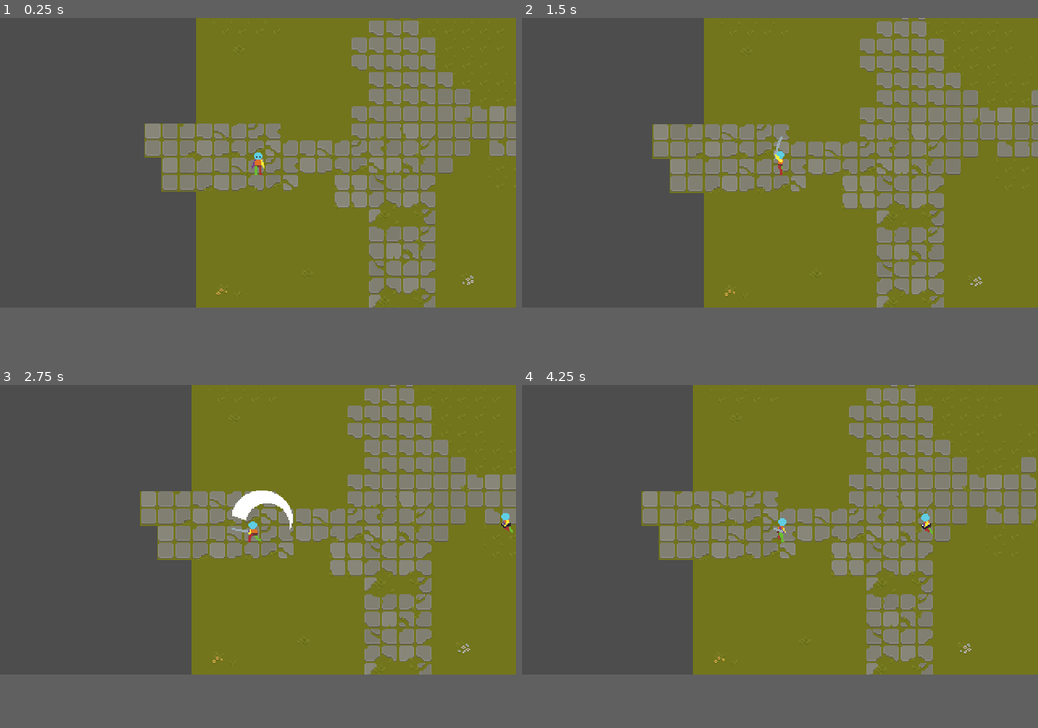
Above: before the commit, frames 1-4 (two rows, left to right).
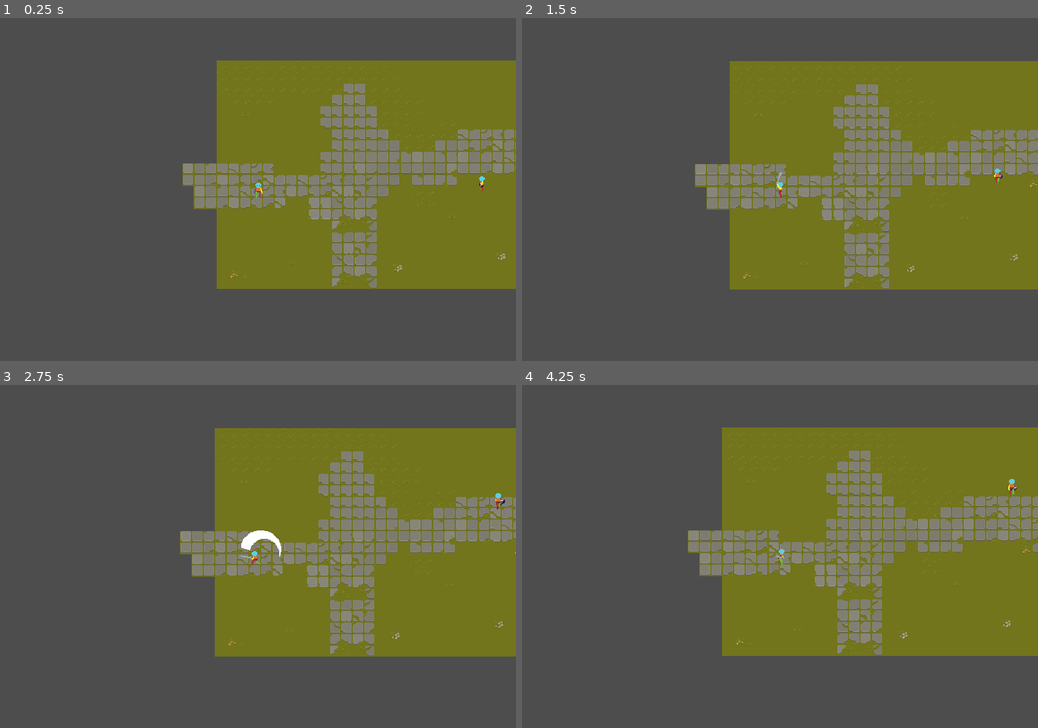
Above: after the commit, the same moments.

Repository: DmNiv/Tekoha
Game: Godot game, scene res://levels/teste.tscn
Two runs of this game, one before a commit and one after it. Both use one fixed random seed, a clock stepped at 60 frames per second and the inputs below.
Inputs (mouse positions are in pixels of both pictures, inside the frame that each line leads up to):
- Up to frame 1 (0.25 s): no input
- Up to frame 2 (1.5 s): move the mouse to (893, 148) at 0.52 s; hold D (move_right) 0.53-1.28 s; click (893, 148) at 0.6 s; move the mouse to (676, 175) at 1.27 s; hold S (move_down) from 1.28 s (still down); click (676, 175) at 1.35 s
- Up to frame 3 (2.75 s): move the mouse to (309, 467) at 2.02 s; release S (move_down) at 2.03 s; hold D (move_right) from 2.03 s (still down); right-click (309, 467) at 2.1 s; click (309, 467) at 2.3 s
- Up to frame 4 (4.25 s): move the mouse to (754, 587) at 2.77 s; release D (move_right) at 2.78 s; hold W (move_up) 2.78-3.53 s; click (754, 587) at 2.85 s; move the mouse to (934, 573) at 3.52 s; hold A (move_left) from 3.53 s (still down); click (934, 573) at 3.6 s
In our replay, the window is 800x450 before the commit and 800x533 after it. These sizes can differ from the game's own. Grey fills any space a smaller window leaves; there, only what the larger window draws over its background counts as a difference.

The runs differ from the first frame. In frame 1, 29% of the frame differs, in the area x 28-100%, y 0-85%; in frame 2, 30%; in frame 3, 29%; in frame 4, 31%, in the area x 23-100%, y 0-85%.

Commit message:
inimigo finalizado sem colisão

Diff:
--- a/tekoha/enemies/enemy_ranged/animation_tree.gd
+++ b/tekoha/enemies/enemy_ranged/animation_tree.gd
@@ -5,4 +5,5 @@
 func _process(delta: float) -> void:
 	set("parameters/Idle/blend_position", enemy_ranged.last_facing_direction)
 	set("parameters/Walk/blend_position", enemy_ranged.move_direction)
-	set("parameters/RangeAttack01/blend_position", enemy_ranged.move_direction)
+	set("parameters/RangeAttack01/blend_position", enemy_ranged.last_facing_direction)
+	set("parameters/AttackEnd/blend_position", enemy_ranged.last_facing_direction)
--- a/tekoha/enemies/enemy_ranged/enemy_ranged.gd
+++ b/tekoha/enemies/enemy_ranged/enemy_ranged.gd
@@ -11,8 +11,5 @@
 	animation_tree.active = true
 
 func _physics_process(_delta: float) -> void:
-	idle = !velocity
-	if !idle:
-		last_facing_direction = move_direction
-
+	last_facing_direction = move_direction
 	move_and_slide()
--- a/tekoha/enemies/enemy_ranged/enemy_ranged.tscn
+++ b/tekoha/enemies/enemy_ranged/enemy_ranged.tscn
@@ -25,6 +25,7 @@
 [ext_resource type="Script" uid="uid://cfubexlbd4n5m" path="res://enemies/generic_states/state_wander.gd" id="23_w125s"]
 [ext_resource type="Script" uid="uid://b7espd32b6hea" path="res://enemies/generic_states/state_follow.gd" id="24_s6lfo"]
 [ext_resource type="Script" uid="uid://b7d7vvi5jepmg" path="res://enemies/enemy_ranged/state_range_attack01.gd" id="25_tm8bu"]
+[ext_resource type="Script" uid="uid://dj1dmecdpxa1m" path="res://enemies/enemy_ranged/state_aim.gd" id="25_unkp8"]
 [ext_resource type="PackedScene" uid="uid://bf5wdv2nlkiof" path="res://enemies/arrow.tscn" id="26_4833x"]
 
 [sub_resource type="CapsuleShape2D" id="CapsuleShape2D_u3p5n"]
@@ -708,7 +709,6 @@
 [sub_resource type="Animation" id="Animation_ylh84"]
 resource_name = "attack_end_down"
 length = 0.333338
-loop_mode = 1
 step = 0.0416667
 tracks/0/type = "value"
 tracks/0/imported = false
@@ -738,7 +738,6 @@
 [sub_resource type="Animation" id="Animation_b26mc"]
 resource_name = "attack_end_left"
 length = 0.333338
-loop_mode = 1
 step = 0.0416667
 tracks/0/type = "value"
 tracks/0/imported = false
@@ -768,7 +767,6 @@
 [sub_resource type="Animation" id="Animation_jvg8h"]
 resource_name = "attack_end_right"
 length = 0.333338
-loop_mode = 1
 step = 0.0416667
 tracks/0/type = "value"
 tracks/0/imported = false
@@ -798,7 +796,6 @@
 [sub_resource type="Animation" id="Animation_exuoc"]
 resource_name = "attack_end_up"
 length = 0.333338
-loop_mode = 1
 step = 0.0416667
 tracks/0/type = "value"
 tracks/0/imported = false
@@ -945,6 +942,178 @@
 "values": [0, 1, 2, 3, 4, 5]
 }
 
+[sub_resource type="Animation" id="Animation_tm8bu"]
+resource_name = "attack01_down"
+length = 0.500004
+step = 0.0416667
+tracks/0/type = "value"
+tracks/0/imported = false
+tracks/0/enabled = true
+tracks/0/path = NodePath("Sprite:animation")
+tracks/0/interp = 1
+tracks/0/loop_wrap = true
+tracks/0/keys = {
+"times": PackedFloat32Array(0),
+"transitions": PackedFloat32Array(1),
+"update": 1,
+"values": [&"attack01_down"]
+}
+tracks/1/type = "value"
+tracks/1/imported = false
+tracks/1/enabled = true
+tracks/1/path = NodePath("Sprite:frame")
+tracks/1/interp = 1
+tracks/1/loop_wrap = true
+tracks/1/keys = {
+"times": PackedFloat32Array(0, 0.0833333, 0.166667, 0.25, 0.333333, 0.416667),
+"transitions": PackedFloat32Array(1, 1, 1, 1, 1, 1),
+"update": 1,
+"values": [0, 1, 2, 3, 4, 5]
+}
+tracks/2/type = "method"
+tracks/2/imported = false
+tracks/2/enabled = true
+tracks/2/path = NodePath("StateMachine/RangeAttack01")
+tracks/2/interp = 1
+tracks/2/loop_wrap = true
+tracks/2/keys = {
+"times": PackedFloat32Array(0.291667),
+"transitions": PackedFloat32Array(1),
+"values": [{
+"args": [],
+"method": &"shoot"
+}]
+}
+
+[sub_resource type="Animation" id="Animation_4833x"]
+resource_name = "attack01_left"
+length = 0.500004
+step = 0.0416667
+tracks/0/type = "value"
+tracks/0/imported = false
+tracks/0/enabled = true
+tracks/0/path = NodePath("Sprite:animation")
+tracks/0/interp = 1
+tracks/0/loop_wrap = true
+tracks/0/keys = {
+"times": PackedFloat32Array(0),
+"transitions": PackedFloat32Array(1),
+"update": 1,
+"values": [&"attack01_left"]
+}
+tracks/1/type = "value"
+tracks/1/imported = false
+tracks/1/enabled = true
+tracks/1/path = NodePath("Sprite:frame")
+tracks/1/interp = 1
+tracks/1/loop_wrap = true
+tracks/1/keys = {
+"times": PackedFloat32Array(0, 0.0833333, 0.166667, 0.25, 0.333333, 0.416667),
+"transitions": PackedFloat32Array(1, 1, 1, 1, 1, 1),
+"update": 1,
+"values": [0, 1, 2, 3, 4, 5]
+}
+tracks/2/type = "method"
+tracks/2/imported = false
+tracks/2/enabled = true
+tracks/2/path = NodePath("StateMachine/RangeAttack01")
+tracks/2/interp = 1
+tracks/2/loop_wrap = true
+tracks/2/keys = {
+"times": PackedFloat32Array(0.291667),
+"transitions": PackedFloat32Array(1),
+"values": [{
+"args": [],
+"method": &"shoot"
+}]
+}
+
+[sub_resource type="Animation" id="Animation_unkp8"]
+resource_name = "attack01_right"
+length = 0.500004
+step = 0.0416667
+tracks/0/type = "value"
+tracks/0/imported = false
+tracks/0/enabled = true
+tracks/0/path = NodePath("Sprite:animation")
+tracks/0/interp = 1
+tracks/0/loop_wrap = true
+tracks/0/keys = {
+"times": PackedFloat32Array(0),
+"transitions": PackedFloat32Array(1),
+"update": 1,
+"values": [&"attack01_right"]
+}
+tracks/1/type = "value"
+tracks/1/imported = false
+tracks/1/enabled = true
+tracks/1/path = NodePath("Sprite:frame")
+tracks/1/interp = 1
+tracks/1/loop_wrap = true
+tracks/1/keys = {
+"times": PackedFloat32Array(0, 0.0833333, 0.166667, 0.25, 0.333333, 0.416667),
+"transitions": PackedFloat32Array(1, 1, 1, 1, 1, 1),
+"update": 1,
+"values": [0, 1, 2, 3, 4, 5]
+}
+tracks/2/type = "method"
+tracks/2/imported = false
+tracks/2/enabled = true
+tracks/2/path = NodePath("StateMachine/RangeAttack01")
+tracks/2/interp = 1
+tracks/2/loop_wrap = true
+tracks/2/keys = {
+"times": PackedFloat32Array(0.291667),
+"transitions": PackedFloat32Array(1),
+"values": [{
+"args": [],
+"method": &"shoot"
+}]
+}
+
+[sub_resource type="Animation" id="Animation_1ijdr"]
+resource_name = "attack01_up"
+length = 0.500004
+step = 0.0416667
+tracks/0/type = "value"
+tracks/0/imported = false
+tracks/0/enabled = true
+tracks/0/path = NodePath("Sprite:animation")
+tracks/0/interp = 1
+tracks/0/loop_wrap = true
+tracks/0/keys = {
+"times": PackedFloat32Array(0),
+"transitions": PackedFloat32Array(1),
+"update": 1,
+"values": [&"attack01_up"]
+}
+tracks/1/type = "value"
+tracks/1/imported = false
+tracks/1/enabled = true
+tracks/1/path = NodePath("Sprite:frame")
+tracks/1/interp = 1
+tracks/1/loop_wrap = true
+tracks/1/keys = {
+"times": PackedFloat32Array(0, 0.0833333, 0.166667, 0.25, 0.333333, 0.416667),
+"transitions": PackedFloat32Array(1, 1, 1, 1, 1, 1),
+"update": 1,
+"values": [0, 1, 2, 3, 4, 5]
+}
+tracks/2/type = "method"
+tracks/2/imported = false
+tracks/2/enabled = true
+tracks/2/path = NodePath("StateMachine/RangeAttack01")
+tracks/2/interp = 1
+tracks/2/loop_wrap = true
+tracks/2/keys = {
+"times": PackedFloat32Array(0.291667),
+"transitions": PackedFloat32Array(1),
+"values": [{
+"args": [],
+"method": &"shoot"
+}]
+}
+
 [sub_resource type="Animation" id="Animation_e8yjm"]
 resource_name = "walk_down"
 length = 0.500004
@@ -1051,126 +1220,6 @@
 "transitions": PackedFloat32Array(1),
 "update": 1,
 "values": [&"walk_up"]
-}
-tracks/1/type = "value"
-tracks/1/imported = false
-tracks/1/enabled = true
-tracks/1/path = NodePath("Sprite:frame")
-tracks/1/interp = 1
-tracks/1/loop_wrap = true
-tracks/1/keys = {
-"times": PackedFloat32Array(0, 0.0833333, 0.166667, 0.25, 0.333333, 0.416667),
-"transitions": PackedFloat32Array(1, 1, 1, 1, 1, 1),
-"update": 1,
-"values": [0, 1, 2, 3, 4, 5]
-}
-
-[sub_resource type="Animation" id="Animation_tm8bu"]
-resource_name = "attack01_down"
-length = 0.500004
-loop_mode = 1
-step = 0.0416667
-tracks/0/type = "value"
-tracks/0/imported = false
-tracks/0/enabled = true
-tracks/0/path = NodePath("Sprite:animation")
-tracks/0/interp = 1
-tracks/0/loop_wrap = true
-tracks/0/keys = {
-"times": PackedFloat32Array(0),
-"transitions": PackedFloat32Array(1),
-"update": 1,
-"values": [&"attack01_down"]
-}
-tracks/1/type = "value"
-tracks/1/imported = false
-tracks/1/enabled = true
-tracks/1/path = NodePath("Sprite:frame")
-tracks/1/interp = 1
-tracks/1/loop_wrap = true
-tracks/1/keys = {
-"times": PackedFloat32Array(0, 0.0833333, 0.166667, 0.25, 0.333333, 0.416667),
-"transitions": PackedFloat32Array(1, 1, 1, 1, 1, 1),
-"update": 1,
-"values": [0, 1, 2, 3, 4, 5]
-}
-
-[sub_resource type="Animation" id="Animation_4833x"]
-resource_name = "attack01_left"
-length = 0.500004
-loop_mode = 1
-step = 0.0416667
-tracks/0/type = "value"
-tracks/0/imported = false
-tracks/0/enabled = true
-tracks/0/path = NodePath("Sprite:animation")
-tracks/0/interp = 1
-tracks/0/loop_wrap = true
-tracks/0/keys = {
-"times": PackedFloat32Array(0),
-"transitions": PackedFloat32Array(1),
-"update": 1,
-"values": [&"attack01_left"]
-}
-tracks/1/type = "value"
-tracks/1/imported = false
-tracks/1/enabled = true
-tracks/1/path = NodePath("Sprite:frame")
-tracks/1/interp = 1
-tracks/1/loop_wrap = true
-tracks/1/keys = {
-"times": PackedFloat32Array(0, 0.0833333, 0.166667, 0.25, 0.333333, 0.416667),
-"transitions": PackedFloat32Array(1, 1, 1, 1, 1, 1),
-"update": 1,
-"values": [0, 1, 2, 3, 4, 5]
-}
-
-[sub_resource type="Animation" id="Animation_unkp8"]
-resource_name = "attack01_right"
-length = 0.500004
-loop_mode = 1
-step = 0.0416667
-tracks/0/type = "value"
-tracks/0/imported = false
-tracks/0/enabled = true
-tracks/0/path = NodePath("Sprite:animation")
-tracks/0/interp = 1
-tracks/0/loop_wrap = true
-tracks/0/keys = {
-"times": PackedFloat32Array(0),
-"transitions": PackedFloat32Array(1),
-"update": 1,
-"values": [&"attack01_right"]
-}
-tracks/1/type = "value"
-tracks/1/imported = false
-tracks/1/enabled = true
-tracks/1/path = NodePath("Sprite:frame")
-tracks/1/interp = 1
-tracks/1/loop_wrap = true
-tracks/1/keys = {
-"times": PackedFloat32Array(0, 0.0833333, 0.166667, 0.25, 0.333333, 0.416667),
-"transitions": PackedFloat32Array(1, 1, 1, 1, 1, 1),
-"update": 1,
-"values": [0, 1, 2, 3, 4, 5]
-}
-
-[sub_resource type="Animation" id="Animation_1ijdr"]
-resource_name = "attack01_up"
-length = 0.500004
-loop_mode = 1
-step = 0.0416667
-tracks/0/type = "value"
-tracks/0/imported = false
-tracks/0/enabled = true
-tracks/0/path = NodePath("Sprite:animation")
-tracks/0/interp = 1
-tracks/0/loop_wrap = true
-tracks/0/keys = {
-"times": PackedFloat32Array(0),
-"transitions": PackedFloat32Array(1),
-"update": 1,
-"values": [&"attack01_up"]
 }
 tracks/1/type = "value"
 tracks/1/imported = false
@@ -1333,7 +1382,7 @@
 states/Walk/node = SubResource("AnimationNodeBlendSpace2D_mxmuc")
 states/Walk/position = Vector2(358, 217)
 transitions = ["Start", "Idle", SubResource("AnimationNodeStateMachineTransition_u3p5n"), "Idle", "Walk", SubResource(" …(451 unchanged characters)…
-graph_offset = Vector2(31, -3)
+graph_offset = Vector2(0, 13)
 
 [node name="EnemyRanged" type="CharacterBody2D"]
 collision_layer = 4
@@ -1375,7 +1424,7 @@
 anim_player = NodePath("../AnimationPlayer")
 parameters/AttackEnd/blend_position = Vector2(0, 0)
 parameters/Idle/blend_position = Vector2(-0.000813663, 0.00432897)
-parameters/RangeAttack01/blend_position = Vector2(-0.000812352, 0)
+parameters/RangeAttack01/blend_position = Vector2(-0.99681, 0)
 parameters/Walk/blend_position = Vector2(0, 0)
 script = ExtResource("20_mapt7")
 
@@ -1387,19 +1436,25 @@
 [node name="Idle" type="Node" parent="StateMachine" node_paths=PackedStringArray("enemy")]
 script = ExtResource("20_u3p5n")
 enemy = NodePath("../..")
-range = 300
+range_to_follow = 250
 
 [node name="Wander" type="Node" parent="StateMachine" node_paths=PackedStringArray("enemy")]
 script = ExtResource("23_w125s")
 enemy = NodePath("../..")
-range = 300
+range_to_follow = 250
 
 [node name="Follow" type="Node" parent="StateMachine" node_paths=PackedStringArray("enemy")]
 script = ExtResource("24_s6lfo")
 enemy = NodePath("../..")
-range = 500
-range_to_attack = 100
+range_to_aim = 100
+
+[node name="Aim" type="Node" parent="StateMachine"]
+script = ExtResource("25_unkp8")
+range_to_attack = 50
+range_to_exit = 125
 
 [node name="RangeAttack01" type="Node" parent="StateMachine"]
 script = ExtResource("25_tm8bu")
 projectile = ExtResource("26_4833x")
+
+[connection signal="animation_finished" from="AnimationTree" to="StateMachine/RangeAttack01" method="_on_animation_tree_animation_finished"]
--- /dev/null
+++ b/tekoha/enemies/enemy_ranged/state_aim.gd
@@ -0,0 +1,41 @@
+class_name StateAimEnemy extends State
+
+@onready var enemy: Enemy = $"../.."
+@onready var player: Player = get_tree().get_first_node_in_group("Player")
+@onready var animation_tree: AnimationTree = $"../../AnimationTree"
+@onready var animation_root_node = animation_tree["parameters/playback"]
+
+var distance_to_player: Vector2
+
+@export var range_to_attack: int
+@export var range_to_exit: int
+
+
+const PROJECTILE_COOLDOWN: float = 2.0
+var projectile_timer: float = 0.0
+
+func Enter():
+	if enemy:
+		projectile_timer = PROJECTILE_COOLDOWN
+		enemy.velocity = Vector2.ZERO
+
+func Exit():
+	pass
+
+func Update(delta: float):
+	pass
+
+func Physics_Update(delta: float):
+	if player and enemy:
+		distance_to_player = player.global_position - enemy.global_position
+		enemy.move_direction = distance_to_player
+
+		if distance_to_player.length() > range_to_exit:
+			Transitioned.emit(self, "Follow")
+		elif distance_to_player.length() < range_to_attack:
+			enemy.velocity = -enemy.move_direction.normalized() * (enemy.SPEED*0.8)
+
+	if projectile_timer > 0:
+		projectile_timer -= delta
+	else:
+		Transitioned.emit(self, "RangeAttack01")
--- a/tekoha/enemies/enemy_ranged/state_range_attack01.gd
+++ b/tekoha/enemies/enemy_ranged/state_range_attack01.gd
@@ -10,11 +10,7 @@
 
 var distance_to_player: Vector2
 
-const PROJECTILE_COOLDOWN: float = 4.0
-var projectile_timer: float = 0.0
-
 func Enter():
-	print("RangeAttack")
 	if enemy:
 		animation_root_node.travel("RangeAttack01")
 		enemy.velocity = Vector2.ZERO
@@ -26,17 +22,16 @@
 	pass
 
 func Physics_Update(delta: float):
-	distance_to_player = player.global_position - enemy.global_position
-	enemy.move_direction = distance_to_player
+	pass
 
-	if projectile_timer > 0:
-		projectile_timer -= delta
-	else:
-		shoot()
 
 func shoot():
 	var projectile_instance: Area2D = projectile.instantiate()
 	get_tree().current_scene.add_child(projectile_instance)
 	projectile_instance.global_position = enemy.global_position
 	projectile_instance.direction = (player.global_position - enemy.global_position).normalized()
-	projectile_timer = PROJECTILE_COOLDOWN
+
+func _on_animation_tree_animation_finished(anim_name: StringName) -> void:
+	if anim_name in ["range_attack01_down", "range_attack01_up", "range_attack01_left", "range_attack01_right"]:
+		enemy.last_facing_direction = player.global_position
+		Transitioned.emit(self, "Aim")
--- a/tekoha/enemies/generic_states/state_follow.gd
+++ b/tekoha/enemies/generic_states/state_follow.gd
@@ -1,14 +1,12 @@
 class_name StateFollowEnemy extends State
 
 @export var enemy: Enemy
-@export var range: int
-@export var range_to_attack: int
+@export var range_to_aim: int
 @onready var player: Player = get_tree().get_first_node_in_group("Player")
 
 var distance_to_player: Vector2
 
 func Enter():
-	print("follow")
 	pass
 
 func Exit():
@@ -18,11 +16,9 @@
 	pass
 
 func Physics_Update(_delta: float):
-	if player:
+	if player and enemy:
 		distance_to_player = player.global_position - enemy.global_position
 		enemy.move_direction = distance_to_player
 		enemy.velocity = enemy.move_direction.normalized() * enemy.SPEED
-		if distance_to_player.length() > range:
-			Transitioned.emit(self, "Wander")
-		if distance_to_player.length() < range_to_attack:
-			Transitioned.emit(self, "RangeAttack01")
+		if distance_to_player.length() < range_to_aim:
+			Transitioned.emit(self, "Aim")
--- a/tekoha/enemies/generic_states/state_idle.gd
+++ b/tekoha/enemies/generic_states/state_idle.gd
@@ -1,7 +1,7 @@
 class_name StateIdleEnemy extends State
 
 @export var enemy: Enemy
-@export var range: int
+@export var range_to_follow: int
 @onready var player: Player = get_tree().get_first_node_in_group("Player")
 
 var idle_time: float
@@ -11,7 +11,6 @@
 	idle_time = randf_range(1, 2)
 
 func Enter():
-	print("idle")
 	if enemy:
 		enemy.velocity = Vector2.ZERO
 		randomize_time()
@@ -26,7 +25,7 @@
 		Transitioned.emit(self, "Wander")
 
 func Physics_Update(_delta: float):
-	if player:
+	if player and enemy:
 		distance_to_player = player.global_position - enemy.global_position
-		if distance_to_player.length() < range:
+		if distance_to_player.length() < range_to_follow:
 			Transitioned.emit(self, "Follow")
--- a/tekoha/enemies/generic_states/state_wander.gd
+++ b/tekoha/enemies/generic_states/state_wander.gd
@@ -1,7 +1,7 @@
 class_name StateWanderEnemy extends State
 
 @export var enemy: Enemy
-@export var range: int
+@export var range_to_follow: int
 @onready var player: Player = get_tree().get_first_node_in_group("Player")
 
 var wander_time: float
@@ -12,7 +12,6 @@
 	wander_time = randf_range(1, 2)
 
 func Enter():
-	print("wander")
 	if enemy:
 		randomize_wander()
 
@@ -28,7 +27,7 @@
 func Physics_Update(_delta: float):
 	if enemy:
 		enemy.velocity = enemy.move_direction * enemy.SPEED
-	if player:
+	if player and enemy:
 		distance_to_player = player.global_position - enemy.global_position
-		if distance_to_player.length() < range:
+		if distance_to_player.length() < range_to_follow:
 			Transitioned.emit(self, "Follow")
--- a/tekoha/project.godot
+++ b/tekoha/project.godot
@@ -17,8 +17,8 @@
 
 [display]
 
-window/size/viewport_width=480
-window/size/viewport_height=270
+window/size/viewport_width=720
+window/size/viewport_height=480
 window/size/window_width_override=1080
 window/size/window_height_override=720
 window/stretch/mode="viewport"
Not shown: 1 places in tekoha/enemies/enemy_ranged/enemy_ranged.tscn that only renumber resources
Not shown, added: tekoha/enemies/enemy_ranged/state_aim.gd.uid
